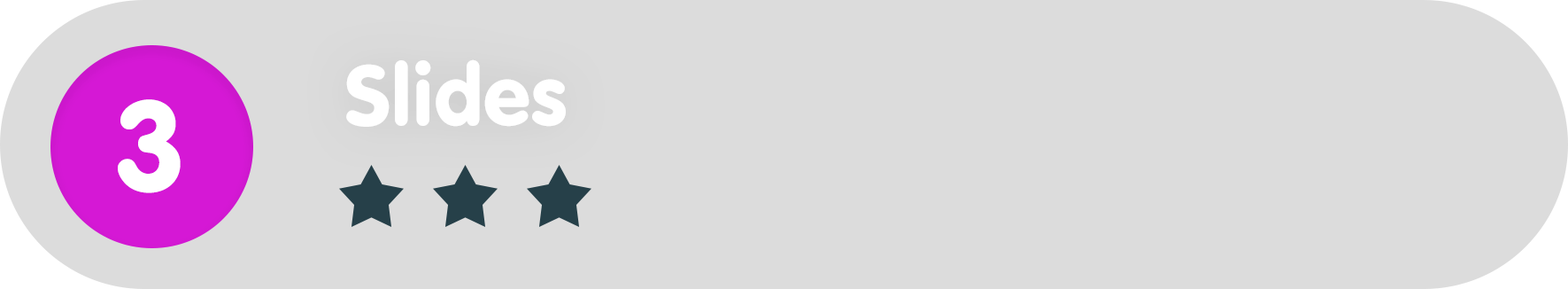
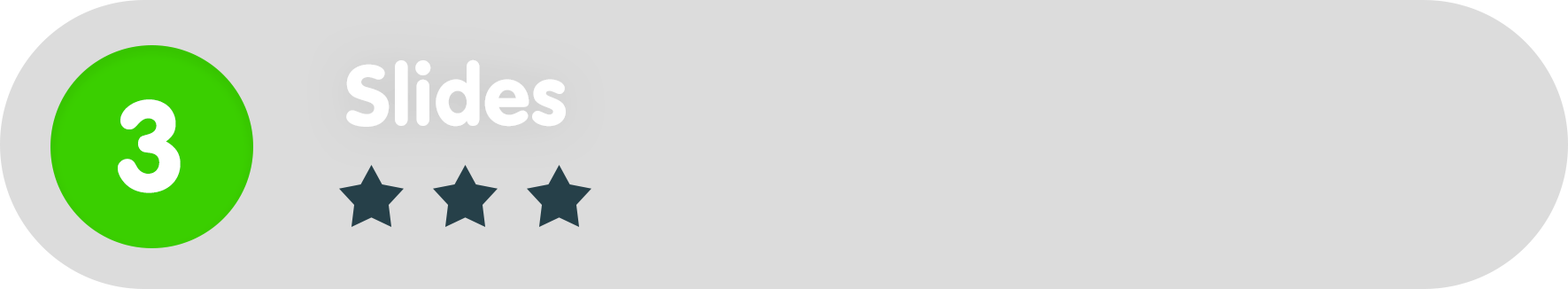
Before/after of a w=1568, h=289 layered artwork. What changed in the layer stack:
painted on "Ellipse_green" over bbox(50, 45, 254, 248)
